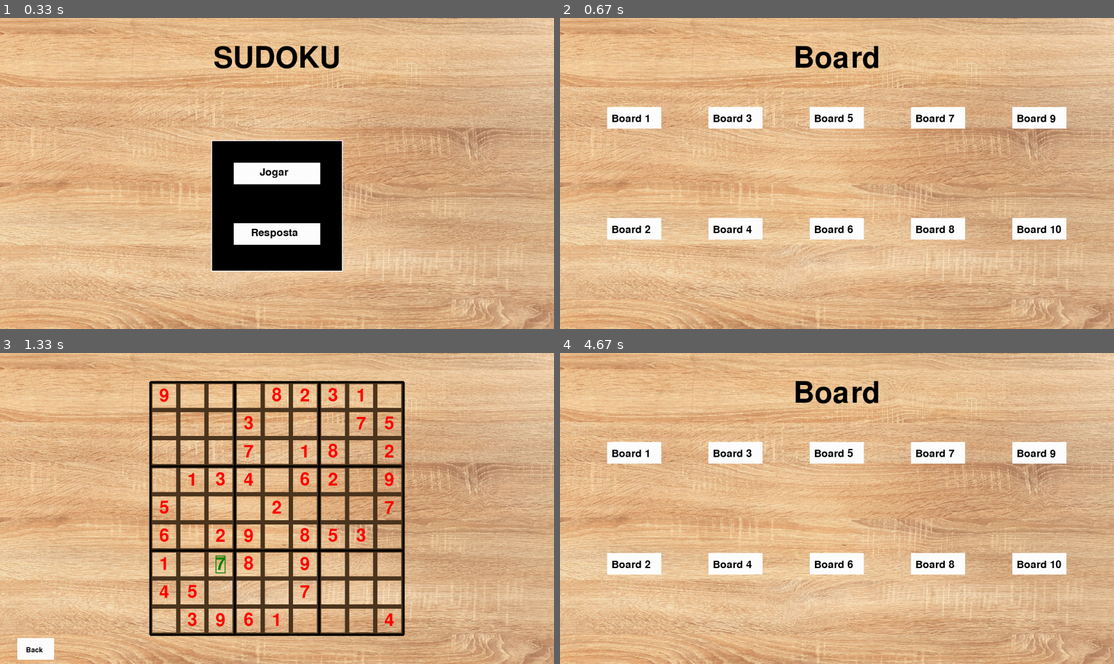
Above: before the commit, frames 1-4 (two rows, left to right).
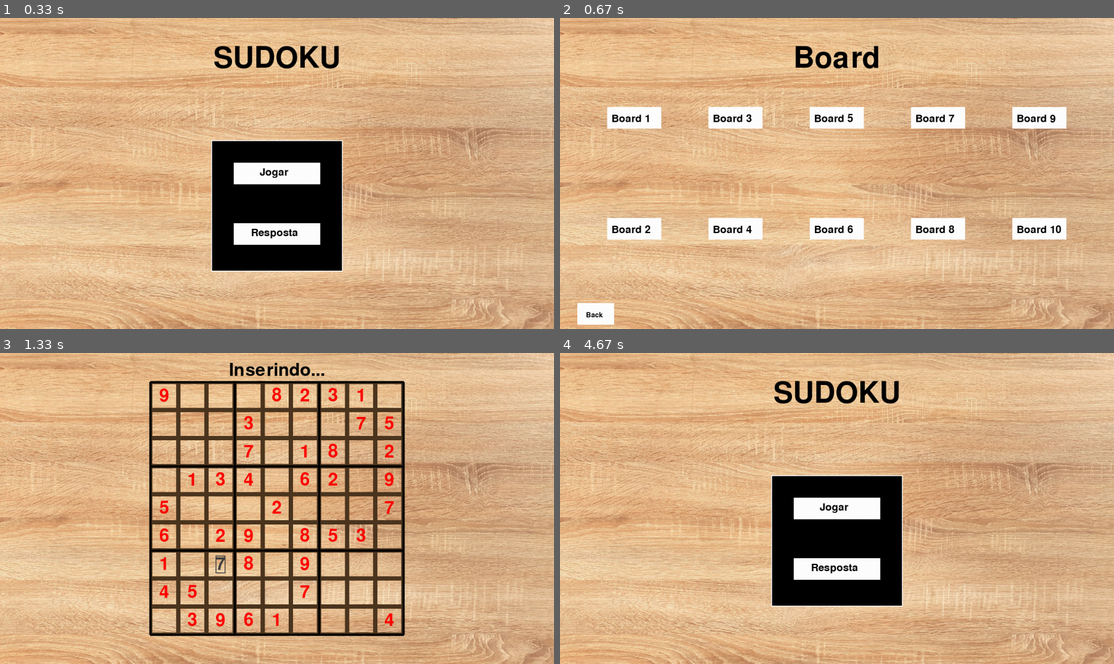
Above: after the commit, the same moments.

Repository: oalvarobraz/Sudoku_Pygame
Game: pygame game, started from main.py
Two runs of this game, one before a commit and one after it. Both use one fixed random seed, a clock stepped at 60 frames per second and the inputs below.
Inputs (mouse positions are in pixels of both pictures, inside the frame that each line leads up to):
- Up to frame 1 (0.33 s): no input
- Up to frame 2 (0.67 s): press the mouse at (837, 173) at 0.37 s; move the mouse to (748, 210) at 0.47 s; release the mouse at (665, 245) at 0.6 s
- Up to frame 3 (1.33 s): press the mouse at (376, 564) at 0.7 s; move the mouse to (232, 499) at 0.8 s; release the mouse at (88, 433) at 0.93 s; press the mouse at (221, 564) at 1.03 s; move the mouse to (321, 561) at 1.13 s; release the mouse at (421, 558) at 1.27 s
- Up to frame 4 (4.67 s): tap Backspace at 3.83 s; press the mouse at (593, 648) at 4.2 s; move the mouse to (704, 632) at 4.3 s; release the mouse at (814, 617) at 4.43 s; press the mouse at (593, 648) at 4.53 s; move the mouse to (781, 548) at 4.63 s

Frame 1 is identical in both runs. In frame 2, 0.5% of the frame differs, in the area x 3-10%, y 91-99%; in frame 3, 0.9%; in frame 4, 17%, in the area x 8-92%, y 8-82%.

Commit message:
Update main.py

Diff:
--- a/main.py
+++ b/main.py
@@ -8,6 +8,7 @@
 RED = (255, 0, 0)
 GREEN = (0, 128, 0)
 DARKBROWN = (77, 54, 32)
+GRAY = (64, 64, 64)
 
 TELA_LARGURA = 1280
 TELA_ALTURA = 720
@@ -38,8 +39,9 @@
 grid_y = (SCREEN_HEIGHT - grid_height) // 2
 
 
-def show_board(board, tela, cursor_pos):
-    tela.blit(img_background, (0, 0))
+def show_board(board, tela, cursor_pos, reset_background: int = 1):
+    if reset_background:
+        tela.blit(img_background, (0, 0))
 
     square_positions = [(i * SQUARE_SIZE + grid_x, j * SQUARE_SIZE + grid_y) for i in range(NUM_SQUARES) for j in range(
         NUM_SQUARES)]
@@ -67,17 +69,19 @@
             if board.get_status(i, j) != 0:
                 if board.vetor.__contains__((i, j)):
                     number = font.render(str(board.get_status(i, j)), True, RED)
+                elif not reset_background:
+                    number = font.render(str(board.get_status(i, j)), True, GREEN)
                 else:
                     number = font.render(str(board.get_status(i, j)), True, BLACK)
                 number_rect = number.get_rect(
                     center=(j * SQUARE_SIZE + SQUARE_SIZE // 2 + grid_x, i * SQUARE_SIZE + SQUARE_SIZE // 2 + grid_y))
                 if cursor_pos == (i, j):
-                    pygame.draw.rect(tela, GREEN, number_rect, 2)
-                    number = font.render(str(board.get_status(i, j)), True, GREEN)
+                    pygame.draw.rect(tela, GRAY, number_rect, 2)
+                    number = font.render(str(board.get_status(i, j)), True, GRAY)
                 tela.blit(number, number_rect)
 
 
-def jogo(nome_arq, tela):
+def jogo(nome_arq, tela, num_board):
     tabuleiro = BoardSudoku()
     tabuleiro.upload_arq(nome_arq)
     controller = True
@@ -92,7 +96,7 @@
     cursor_pos = None
 
     while controller:
-        show_board(tabuleiro, tela, cursor_pos)
+        show_board(tabuleiro, tela, cursor_pos, 1)
         # Botão para verificar se a resposta esta correta
         font2 = pygame.font.Font(None, 24)
 
@@ -143,33 +147,14 @@
                                 elif e.type == pygame.MOUSEBUTTONDOWN:
                                     rodando = False
 
-                            font = pygame.font.Font(None, 100)
-                            header_surface = font.render("Errado!", True, BLACK)
-
-                            # Definindo a posição central do texto
-                            header_x = (1280 - header_surface.get_width()) // 2
-                            header_y = TELA_ALTURA / 2
-
-                            # Obtendo as dimensões da superfície do texto
-                            text_rect = header_surface.get_rect()
-
-                            # Criando um retângulo centrado na tela que tem as mesmas dimensões da superfície do texto
-                            rect_x = header_x - 10  # subtraindo 10 para criar um espaço entre o texto e o retângulo
-                            rect_y = header_y - 10
-                            rect_width = text_rect.width + 20  # adicionando 20 para criar espaço em todos os lados do texto
-                            rect_height = text_rect.height + 20
-                            rect = pygame.Rect(rect_x, rect_y, rect_width, rect_height)
-
-                            # Desenhando o retângulo branco em volta do texto
-                            pygame.draw.rect(screen, WHITE, rect, 1000)
-
-                            # Desenhando a superfície do texto na tela
-                            screen.blit(header_surface, (header_x, header_y))
+                            board_answer2 = BoardSudoku()
+                            board_answer2.upload_answer(f"puzzle_board_answer/board{num_board + 1}_answer.txt")
+                            bord = tabuleiro.compare_boards(board_answer2)
+
+                            show_board(bord, screen, None, 0)
 
                             pygame.display.update()
 
-                        print("ERRADO")
-                        # Imprimir uma mensagem
                     else:
                         rodando = True
                         while rodando:
@@ -204,15 +189,19 @@
 
                             pygame.display.update()
 
-                        print("ACERTOU")
-                        # Imprimir uma mensagem
                 else:
                     show_board(tabuleiro, tela, cursor_pos)
-
-                    # Desenhando o botão na tela
-                    pygame.draw.rect(tela, WHITE, button)
-
-                    tela.blit(text3, (60, 680))
+                    fonte = pygame.font.Font(None, 60)
+
+                    title = fonte.render("Inserindo...", True, BLACK)
+
+                    # Defininfo a posição
+                    title_x = (1280 - title.get_width()) // 2
+                    title_y = 20
+
+                    # Desenhando a superfície na tela
+                    screen.blit(title, (title_x, title_y))
+
                     pygame.display.update()
                     for o in range(9):
                         for p in range(9):
@@ -220,9 +209,6 @@
                                 # Quadrado clicado
                                 x = p
                                 y = o
-                                # Aqui você pode abrir uma caixa de diálogo para o usuário inserir o número
-                                # e inserir na posição (x, y) com o comando abaixo:
-                                # board.insert(x, y, numero_inserido)
                                 loop = True
                                 while loop:
                                     for ac in pygame.event.get():
@@ -251,6 +237,7 @@
                                                 loop = False
                                             else:
                                                 print("Valor invalido")
+                    show_board(tabuleiro, tela, cursor_pos)
 
 
 def main():
@@ -322,6 +309,12 @@
                 # interface para escolher qual tabuleiro quer jogar
                 run = True
                 while run:
+                    font2 = pygame.font.Font(None, 24)
+
+                    # Botão para voltar a home
+                    text3 = font2.render("Back", True, BLACK)
+
+                    button = pygame.Rect(40, 660, 85, 50)
 
                     font = pygame.font.Font(None, 100)
 
@@ -333,6 +326,11 @@
 
                     # Desenando o plano de fundo
                     screen.blit(img_background, (0, 0))
+
+                    # Desenhando o botão de voltar na tela
+                    pygame.draw.rect(screen, WHITE, button)
+
+                    screen.blit(text3, (60, 680))
 
                     # Desenhando a superfície na tela
                     screen.blit(header_surface, (header_x, header_y))
@@ -382,12 +380,14 @@
                                 run = False
                         elif evento.type == pygame.MOUSEBUTTONDOWN:
                             mouse_x, mouse_y = pygame.mouse.get_pos()
+                            if button.collidepoint(mouse_x, mouse_y):
+                                run = False
                             # Verificando em qual botão foi clicado
                             for i in range(NUM_COLUMNS * NUM_ROWS):
                                 if button_rects1[i].collidepoint(mouse_x, mouse_y):
                                     # O clique do mouse colidiu com o botão i
                                     print("Clicou no botão {}".format(i + 1))
-                                    jogo(f"puzzle_board/board{i + 1}.txt", screen)
+                                    jogo(f"puzzle_board/board{i + 1}.txt", screen, i)
                                     pygame.display.update()
                     pygame.display.update()
 
@@ -396,6 +396,13 @@
                 run = True
                 while run:
 
+                    font2 = pygame.font.Font(None, 24)
+
+                    # Botão para voltar a home
+                    text3 = font2.render("Back", True, BLACK)
+
+                    button = pygame.Rect(40, 660, 85, 50)
+
                     font = pygame.font.Font(None, 100)
 
                     header_surface = font.render("Resposta", True, BLACK)
@@ -406,6 +413,11 @@
 
                     # Desenando o plano de fundo
                     screen.blit(img_background, (0, 0))
+
+                    # Desenhando o botão na tela
+                    pygame.draw.rect(screen, WHITE, button)
+
+                    screen.blit(text3, (60, 680))
 
                     # Desenhando a superfície na tela
                     screen.blit(header_surface, (header_x, header_y))
@@ -455,6 +467,8 @@
                                 run = False
                         elif evento.type == pygame.MOUSEBUTTONDOWN:
                             mouse_x, mouse_y = pygame.mouse.get_pos()
+                            if button.collidepoint(mouse_x, mouse_y):
+                                run = False
                             # Verificando em qual botão foi clicado
                             for i in range(NUM_COLUMNS * NUM_ROWS):
                                 if button_rects[i].collidepoint(mouse_x, mouse_y):
